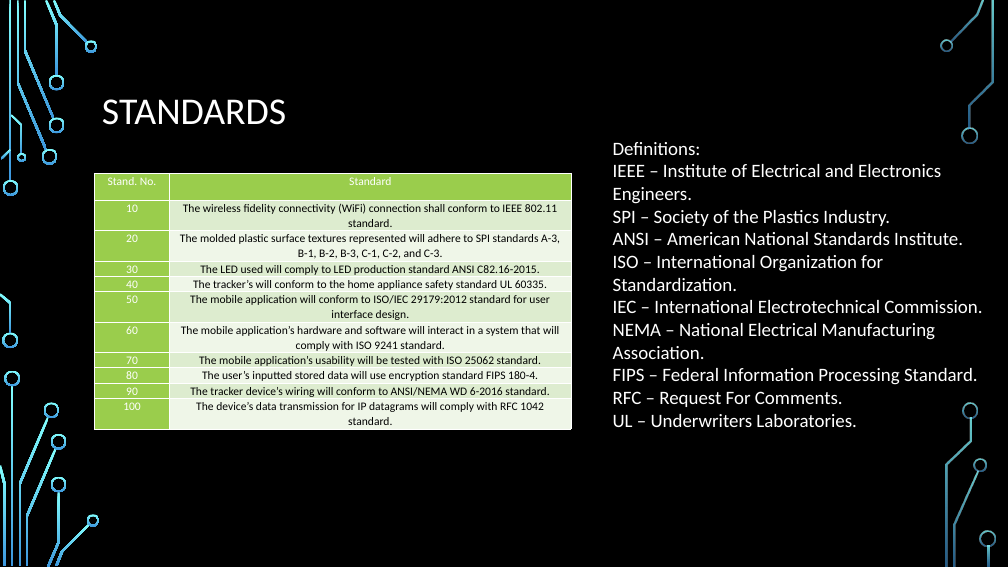
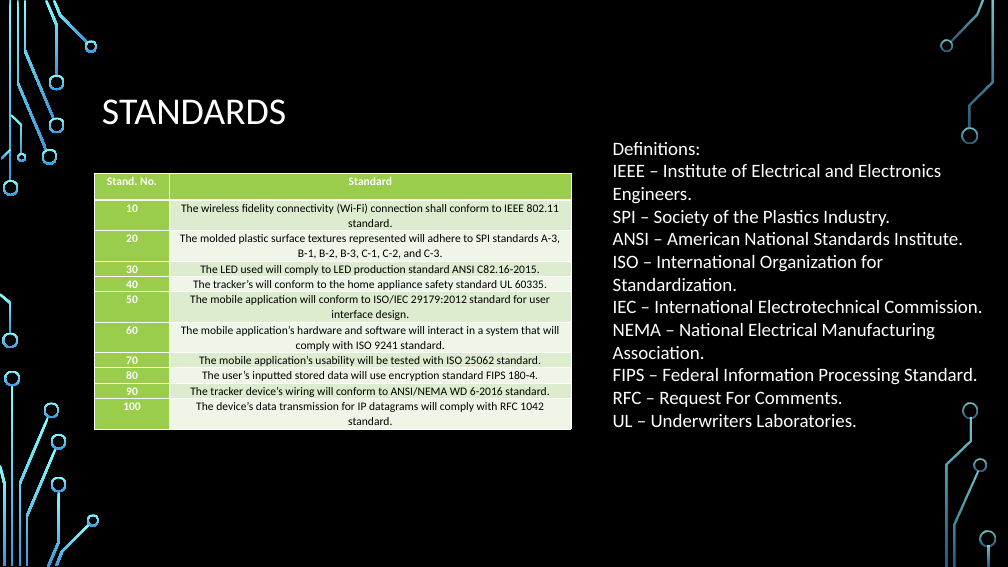
Before and after one commit to dontaylor6000/Group27_Tracker, a slide deck: slide 9 of Documentation/PDR.pptx. Drawn at 1008x567 pixels with LibreOffice and Linux fonts; fonts in the diff are those of the drawing; background and template pictures are left out. Boxes give left, top, right and bottom in pixels: in the first picture for what was removed or moved away, otherwise in the second. Text is boxed around its words. In the diff, an @@ line names an element or a change of style, - is before the commit and + after.

```diff
--- a/Documentation/PDR.pptx
+++ b/Documentation/PDR.pptx
@@ table at [95, 173, 572, 429] @@
-row 2, column 2: The wireless fidelity connectivity (WiFi) connection shall conform to IEEE 802.11 standard.
+row 2, column 2: The wireless fidelity connectivity (Wi-Fi) connection shall conform to IEEE 802.11 standard.
@@ bold on in "Stand. No.", "Standard", "10", "20" and 8 more places @@
```
Also in this commit, not shown: 11 other slides changed, 9 slides added, 4 slides removed.
